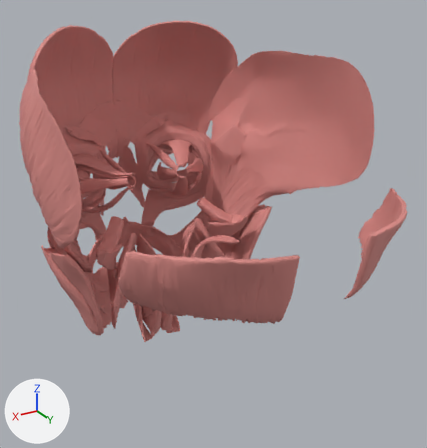
One commit to the glTF model public/models/muscles-tete.hi.glb: the scene before it, then after it.
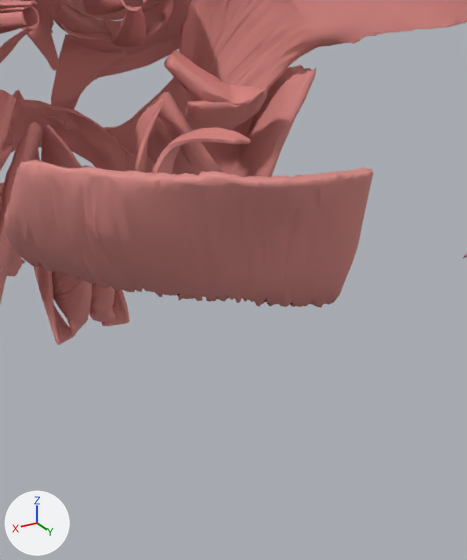
There are two pictures of each version: one whole from a 50 mm camera at (0.128, 0.152, 1.63) aimed at (-0.014, -0.085, 1.511), one close up on the part from 27% to 81% of the width and 38% to 100% of the height. Every picture has the same lights, and +X, +Y and +Z are marked at lower left. The older version's two pictures come first. Where no turn or scale is listed for an object, it has been applied to the vertices.

The first close-up shows 'FJ2738', 'FJ2753', 'ZA-masseter-profond-d', 'ZA-occipito-frontal-occipital-g', 'ZA-orbiculaire-bouche-d', 'ZA-orbiculaire-oeil-orbitaire-d', 'ZA-pterygoidien-lateral-inf-d', 'ZA-pterygoidien-lateral-sup-d', 'ZA-pterygoidien-medial-d', 'ZA-pterygoidien-medial-g', 'ZA-releveur-levre-sup-d', 'ZA-temporal-muscle-d' and 26 more.
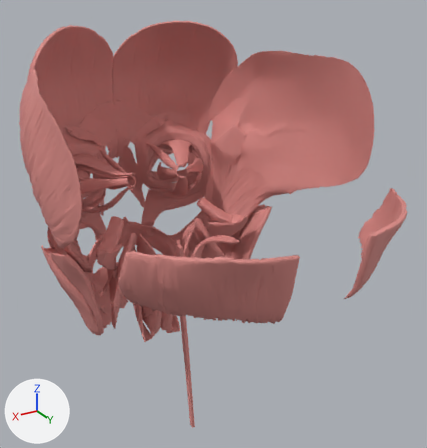
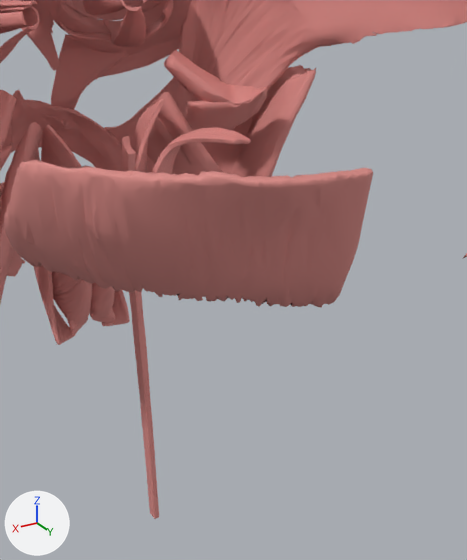
Changed parts and their boxes [x1, y1, x2, y2] in the close-ups (467 x 560 px):
'FJ2749', added
    after: [122, 136, 159, 519]

The change in detail:
Mesh me_fj2749 is new.
It has 6481 vertices, 12903 faces and spans x -0.0011..0.0011, y -0.0073..0.0073, z -0.0574..0.0574.
It uses material mat_0_7_0_26_0_24 (pink #da8b86).
Object 'FJ2749' (ob_fj2749) is new; it shows me_fj2749.
Its location is (-0.0006, -0.0921, 1.443).
